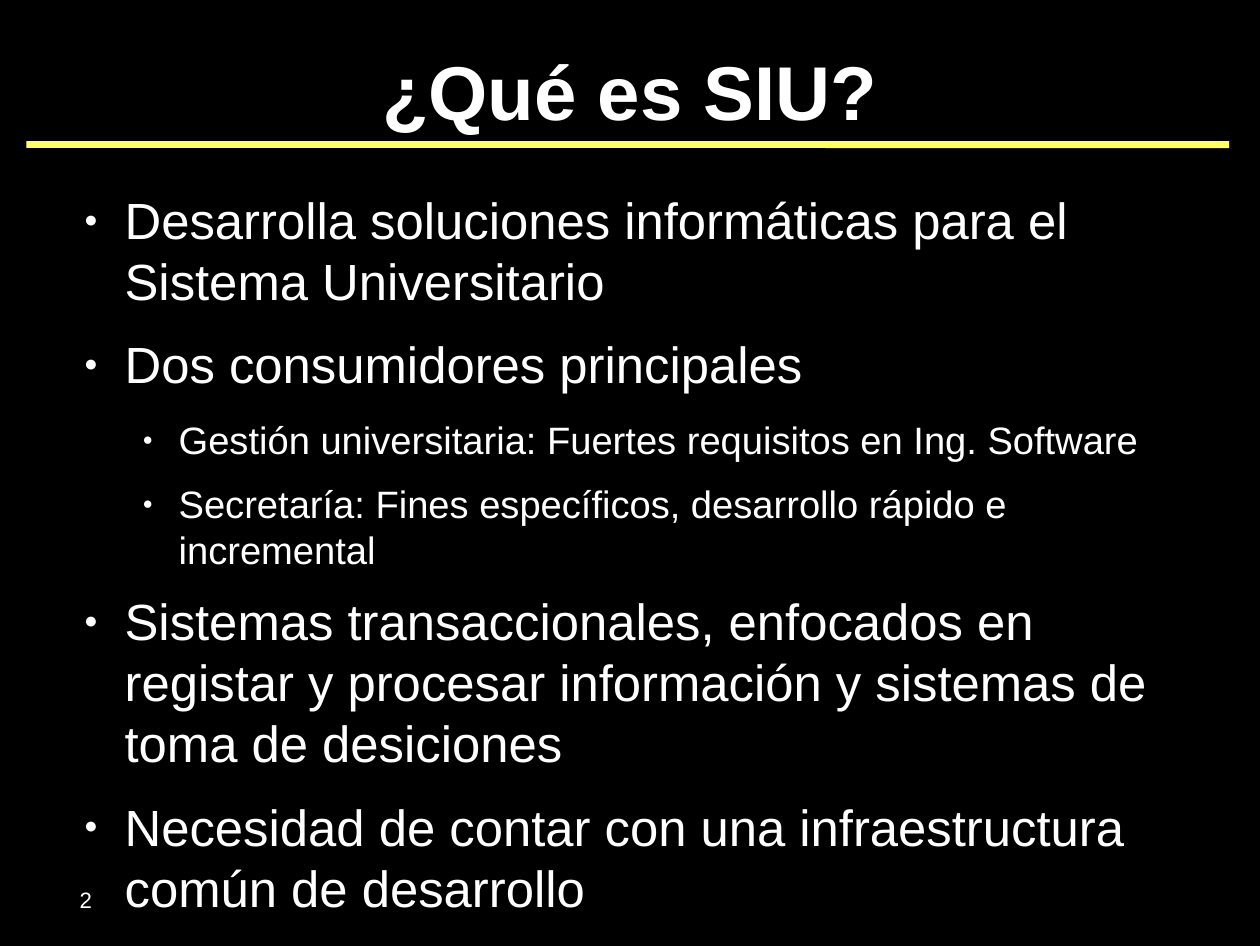
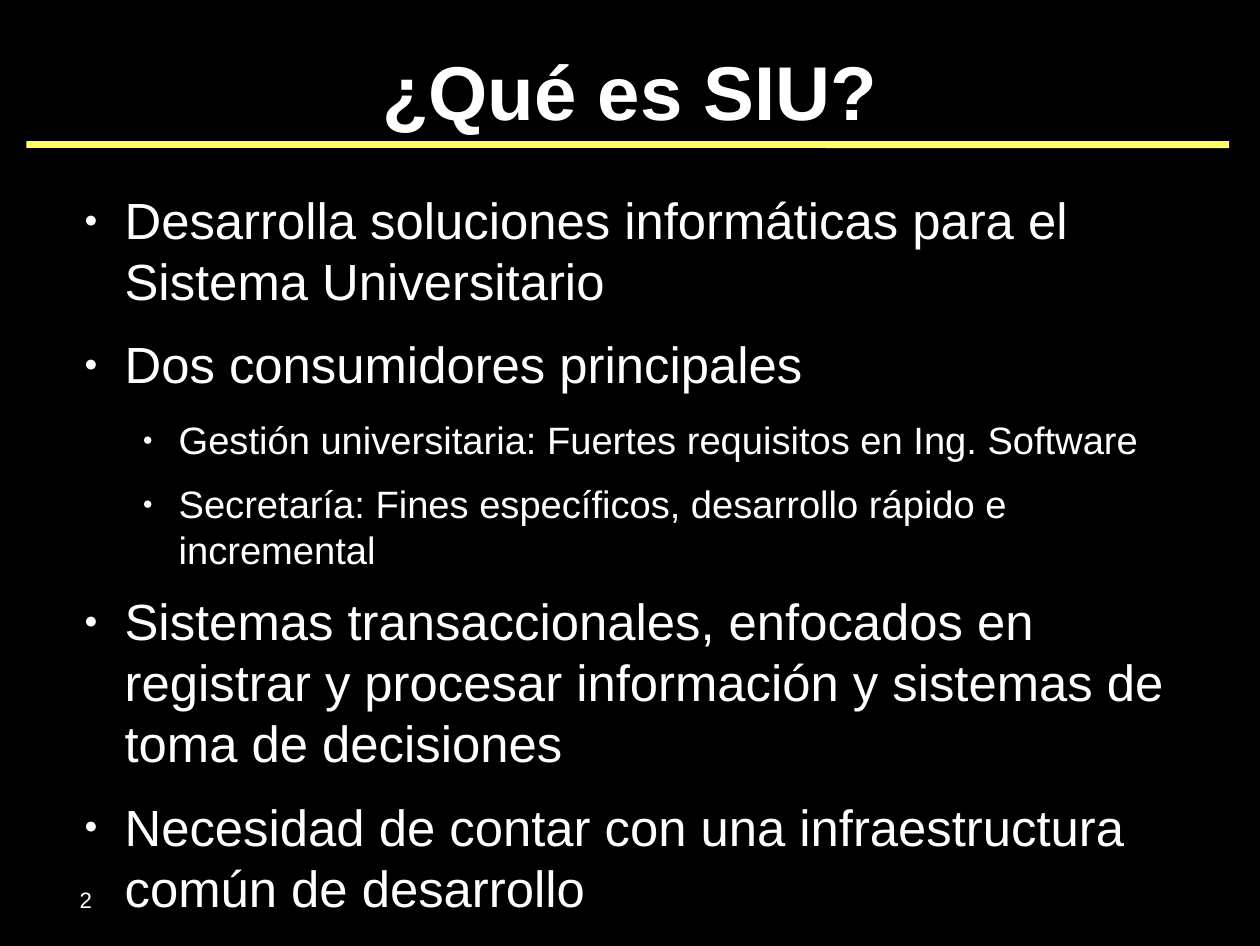
Before and after one commit to SIU-Toba/framework, a slide deck: slide 2 of doc/presentaciones/2007 - JAIIO - SIE.odp. Drawn at 1260x946 pixels with LibreOffice and Linux fonts; fonts in the diff are those of the drawing; background and template pictures are left out. Boxes give left, top, right and bottom in pixels: in the first picture for what was removed or moved away, otherwise in the second. Text is boxed around its words. In the diff, an @@ line names an element or a change of style, - is before the commit and + after.

```diff
--- a/doc/presentaciones/2007 - JAIIO - SIE.odp
+++ b/doc/presentaciones/2007 - JAIIO - SIE.odp
@@ text at box(125, 603, 1164, 763): text changed @@
-● Sistemas transaccionales, enfocados en registar y procesar información y sistemas de toma de desiciones
+● Sistemas transaccionales, enfocados en registrar y procesar información y sistemas de toma de decisiones
```
Also in this commit, not shown: 1 other slide changed, 1 other file.
